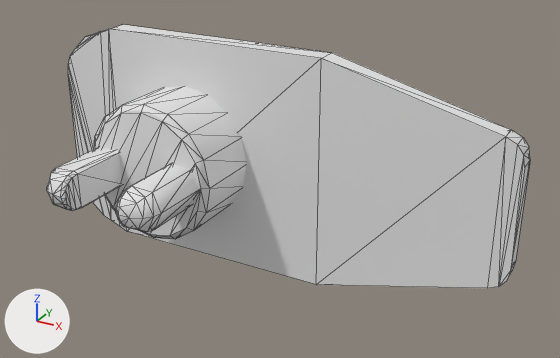
One commit to the OBJ model software/models/mit_gazebo_models/mit_robot/meshes/r_foot.obj: the scene before it, then after it.
Before and after are seen from a 50 mm camera at (0.237, -0.256, 0.158) aimed at (0.069, 0.049, 0.006). Arrows for +X, +Y and +Z are at lower left; the lights stay in place. Mesh edges are drawn as thin lines. Where no turn or scale is listed for an object, it has been applied to the vertices. Vertices at the same position are counted once.

In view in the first picture: 'r_foot'.
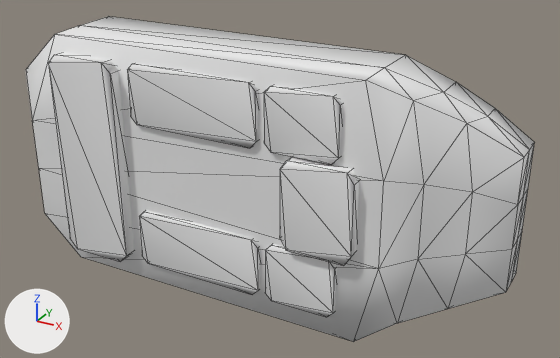
Edits to the bpy script that builds the scene:
```text
Change me_r_foot:
    used by ob_r_foot; location = (0.0, 0.0, 0.0)
    remove me_r_foot.from_pydata(...)  # 170 vertices, 303 faces; spans x -0.082..0.179, y -0.011..0.081, z -0.062..0.063
    add me_r_foot.from_pydata(...)  # 156 vertices, 248 faces; spans x -0.083..0.18, y 0.028..0.081, z -0.064..0.066
    me_r_foot part 1: the loose piece of 52 vertices spanning x -0.082..0.179, y 0.069..0.081, z -0.062..0.063 is rebuilt with 60 vertices and now spans x -0.083..0.18, y 0.034..0.081, z -0.064..0.066
    me_r_foot part 2: a new loose piece of 16 vertices spanning x -0.055..-0.014, y 0.028..0.041, z -0.054..0.057
    me_r_foot part 3: a new loose piece of 16 vertices spanning x 0.07..0.107, y 0.032..0.039, z -0.053..-0.022
    me_r_foot part 4: a new loose piece of 16 vertices spanning x 0.07..0.107, y 0.032..0.039, z 0.026..0.058
    me_r_foot part 5: a new loose piece of 16 vertices spanning x 0.08..0.117, y 0.029..0.036, z -0.02..0.025
    me_r_foot part 6: a new loose piece of 16 vertices spanning x -0.007..0.066, y 0.032..0.039, z -0.053..-0.022
    me_r_foot part 7: a new loose piece of 16 vertices spanning x -0.007..0.066, y 0.032..0.039, z 0.026..0.058
    me_r_foot part 8: the loose piece of 48 vertices spanning x -0.037..0.038, y 0.031..0.072, z -0.037..0.037 is deleted
    me_r_foot part 9: the loose piece of 35 vertices spanning x -0.034..-0.016, y -0.011..0.032, z -0.01..0.011 is deleted
    me_r_foot part 10: the loose piece of 35 vertices spanning x 0.015..0.034, y -0.011..0.032, z -0.011..0.01 is deleted
```

What differs and where, as boxes [x1, y1, x2, y2] in the pictures (560 x 358 px):
'r_foot', reshaped (24% taller): before [47, 25, 530, 288]; after [26, 16, 535, 342]
part 1 of me_r_foot, rebuilt (10% wider, 24% taller): before [68, 25, 530, 288]; after [26, 16, 535, 342]
part 2 of me_r_foot, added: after [49, 52, 134, 261]
part 3 of me_r_foot, added: after [265, 244, 337, 317]
part 4 of me_r_foot, added: after [264, 85, 342, 165]
part 5 of me_r_foot, added: after [280, 157, 359, 265]
part 6 of me_r_foot, added: after [139, 210, 260, 295]
part 7 of me_r_foot, added: after [127, 63, 258, 148]
part 8 of me_r_foot, deleted: before [94, 86, 247, 239]
part 9 of me_r_foot, deleted: before [47, 147, 122, 210]
part 10 of me_r_foot, deleted: before [116, 164, 200, 232]
